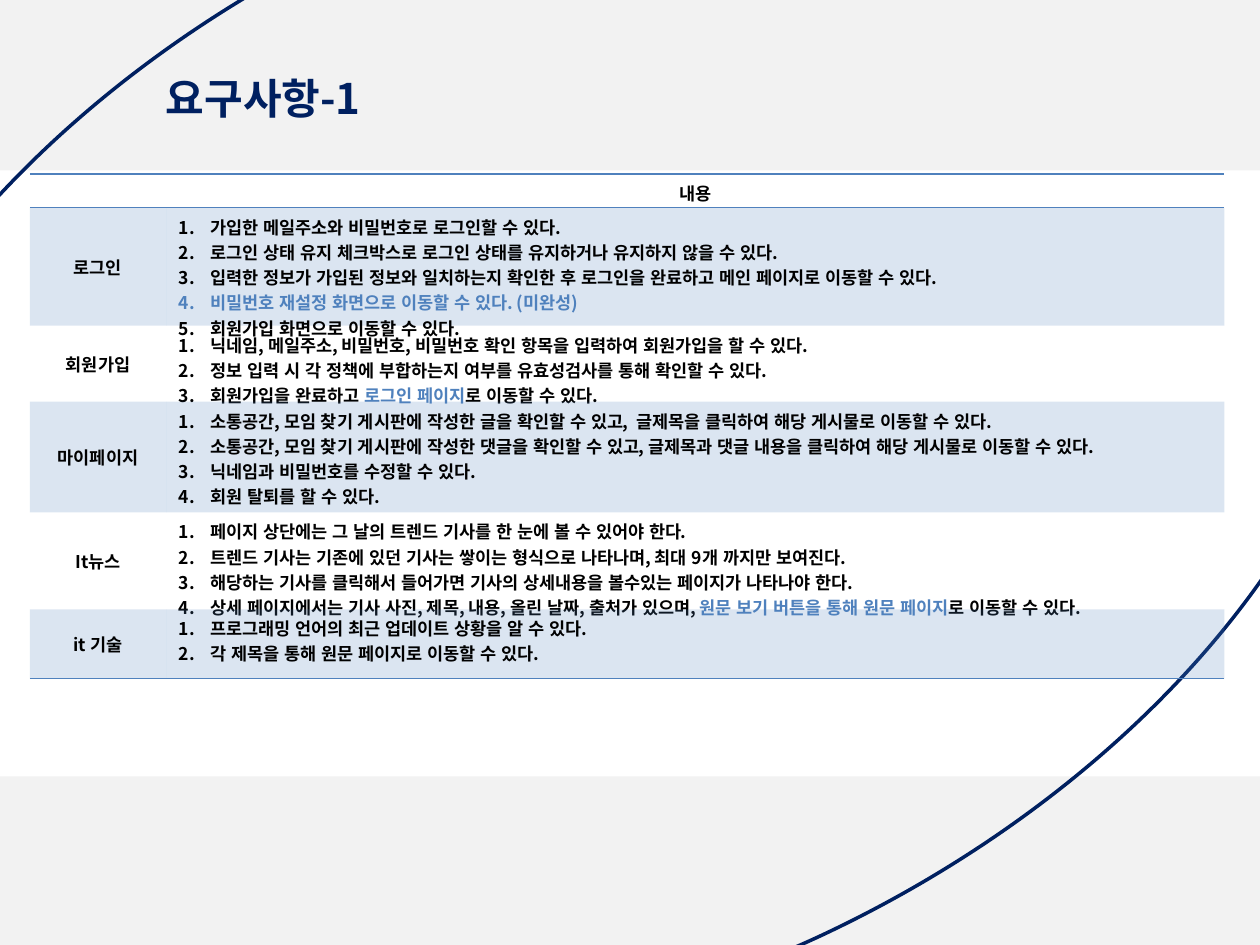
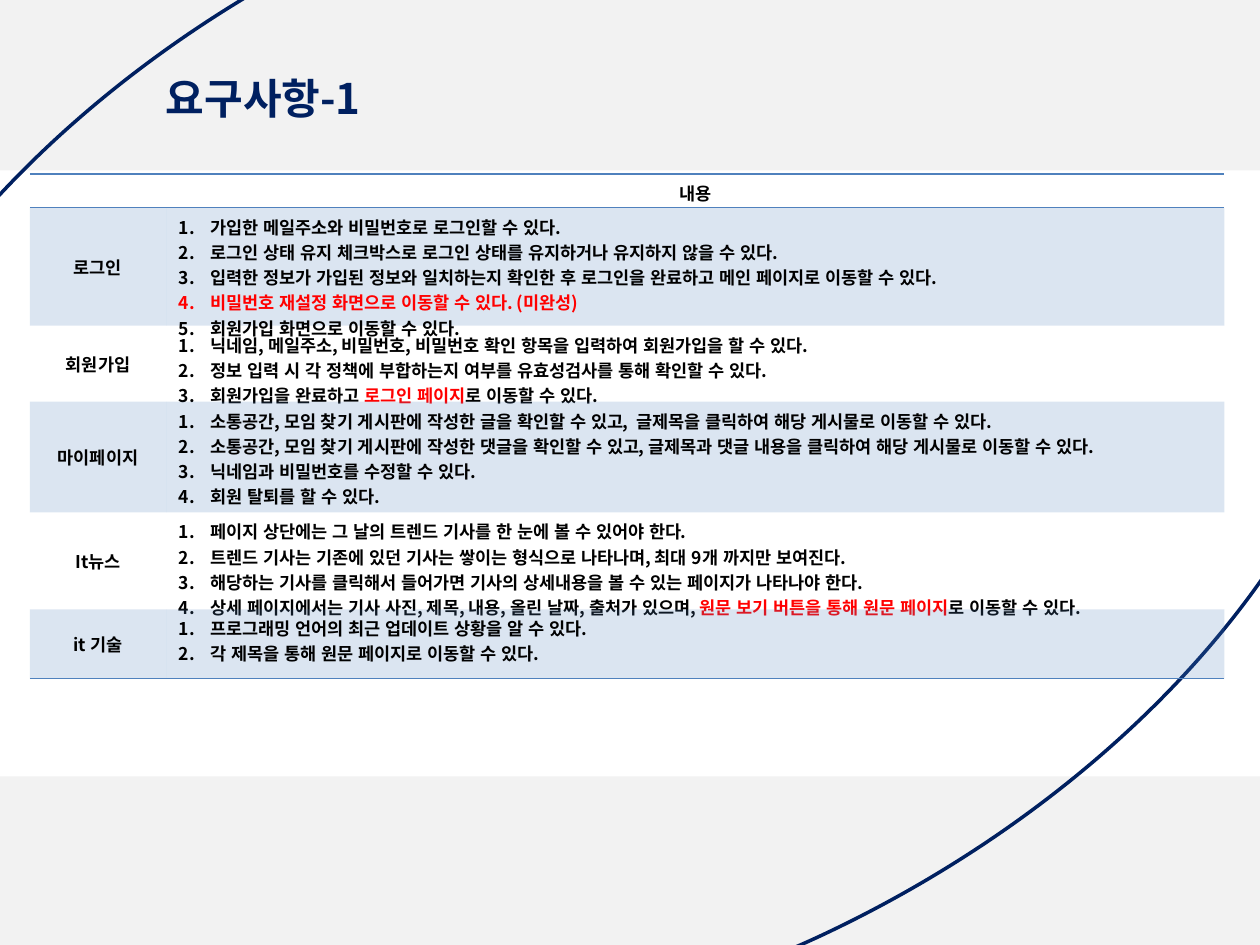
Before and after one commit to yeajinlee/ITP-team, a slide deck: slide 8 of multi_final/문서/3차 5조 2-15일 발표 자료(최종)/final_project_03.15 발표.pptx. Drawn at 1260x945 pixels with LibreOffice and Linux fonts; fonts in the diff are those of the drawing. Boxes give left, top, right and bottom in pixels: in the first picture for what was removed or moved away, otherwise in the second. Text is boxed around its words. In the diff, an @@ line names an element or a change of style, - is before the commit and + after.

```diff
--- a/multi_final/문서/3차 5조 2-15일 발표 자료(최종)/final_project_03.15 발표.pptx
+++ b/multi_final/문서/3차 5조 2-15일 발표 자료(최종)/final_project_03.15 발표.pptx
@@ table at [30,174,1225,678] @@
-row 5, column 2: 페이지 상단에는 그 날의 트렌드 기사를 한 눈에 볼 수 있어야 한다. / 트렌드 기사는 기존에 있던 기사는 쌓이는 형식으로 나타나며, 최대 9개 까지만 보여진다. / 해당하는 기사를 클릭해서 들어가면 기사의 상세내용을 볼수있는 페이지가 나타나야 한다. / 상세 페이지에서는 기사 사진, 제목, 내용, 올린 날짜, 출처가 있으며, 원문 보기 버튼을 통해 원문 페이지로 이동할 수 있다.
+row 5, column 2: 페이지 상단에는 그 날의 트렌드 기사를 한 눈에 볼 수 있어야 한다. / 트렌드 기사는 기존에 있던 기사는 쌓이는 형식으로 나타나며, 최대 9개 까지만 보여진다. / 해당하는 기사를 클릭해서 들어가면 기사의 상세내용을 볼 수 있는 페이지가 나타나야 한다. / 상세 페이지에서는 기사 사진, 제목, 내용, 올린 날짜, 출처가 있으며, 원문 보기 버튼을 통해 원문 페이지로 이동할 수 있다.
@@ text colour #4F81BD to #FF0000 in "비밀번호 재설정 화면으로 이동할 수 있다. (미완성)", "로그인 페이지로" @@
```
Also in this commit, not shown: 4 other slides changed, 1 other file.
